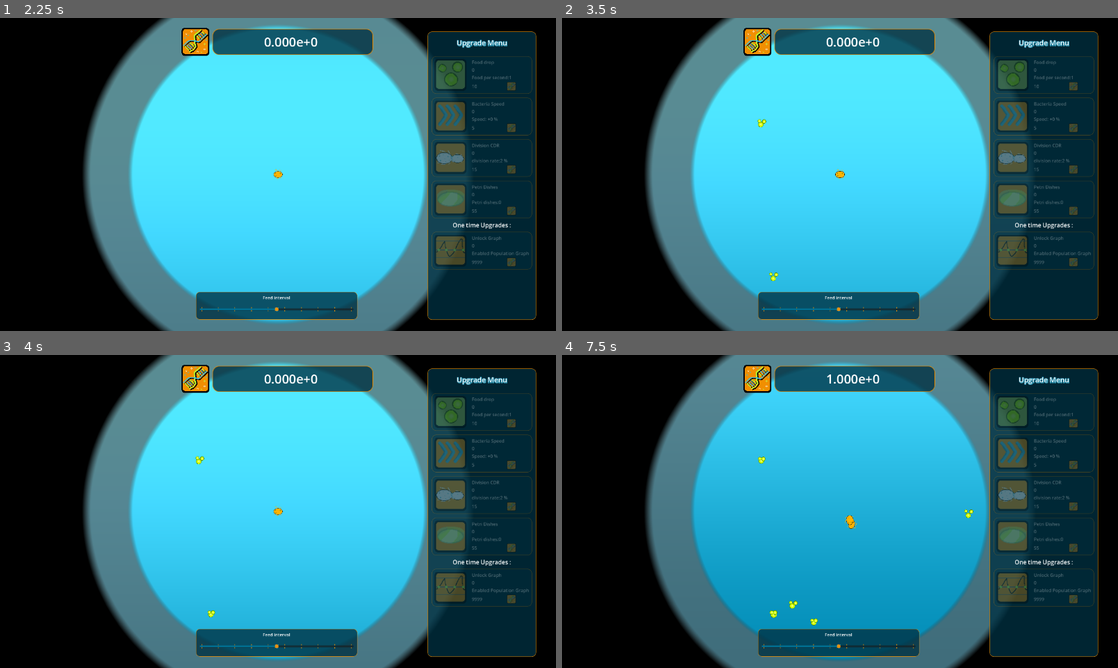
Above: before the commit, frames 1-4 (two rows, left to right).
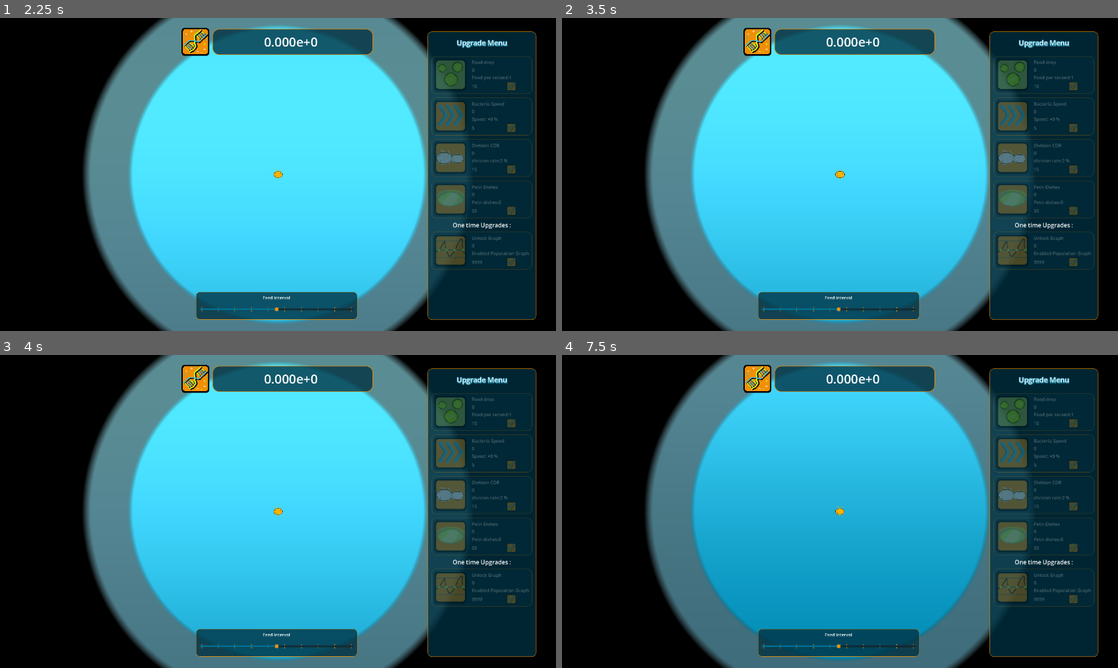
Above: after the commit, the same moments.

Repository: MisterIXI/chili-code-jam-4
Game: Godot game, scene res://entities/game/intro_scene.tscn
Same seed, same stepped clock (60 frames per second), same inputs: the game is played once before the commit and once after it. The engine's default icon, where the game draws it, is replaced by a stand-in: a white triangle on a blue panel in a dark square.
Inputs (mouse positions are in pixels of both pictures, inside the frame that each line leads up to):
- Up to frame 1 (2.25 s): click (55, 121) at 0.52 s; type "Alex" at 0.6 s; click "Start" at 1.25 s; tap Enter at 2 s; move the mouse to (294, 43) at 2.02 s; tap 1 (hotkey_1) at 2.1 s; click (294, 43) at 2.17 s
- Up to frame 2 (3.5 s): tap Space at 2.75 s; move the mouse to (728, 190) at 2.77 s; tap 1 (hotkey_1) at 2.85 s; click (728, 190) at 2.92 s
- Up to frame 3 (4 s): tap Enter at 3.5 s; move the mouse to (333, 442) at 3.52 s; tap 1 (hotkey_1) at 3.6 s; click (333, 442) at 3.67 s
- Up to frame 4 (7.5 s): tap Space at 4.25 s; move the mouse to (812, 574) at 4.27 s; tap 1 (hotkey_1) every 0.75 s from 4.35 to 7.35 s; click (812, 574) at 4.42 s; move the mouse to (1006, 558) at 5.02 s; click (1006, 558) at 5.17 s; tap Enter at 5.75 s; move the mouse to (673, 464) at 5.77 s; click (673, 464) at 5.92 s; move the mouse to (867, 511) at 6.52 s; click (867, 511) at 6.67 s; move the mouse to (756, 433) at 7.27 s; click (756, 433) at 7.42 s

Frame 1 is identical in both runs. In frame 2, less than 0.1% of the frame differs, in the area x 35-39%, y 32-84%; in frame 3, less than 0.1%; in frame 4, 0.3%, in the area x 35-74%, y 6-87%.

Commit message:
kill food spawns

Diff:
--- a/autoload/food_manager.gd
+++ b/autoload/food_manager.gd
@@ -15,7 +15,7 @@
 	return timer.wait_time * FOOD_MULT
 
 func _ready() -> void:
-	timer.timeout.connect(_on_timer_timeout)
+	# timer.timeout.connect(_on_timer_timeout)
 
 	GameUi.food_slider_changed.connect(_on_food_interval_change)
 	# GameUi._food_slider.min_value = 1
